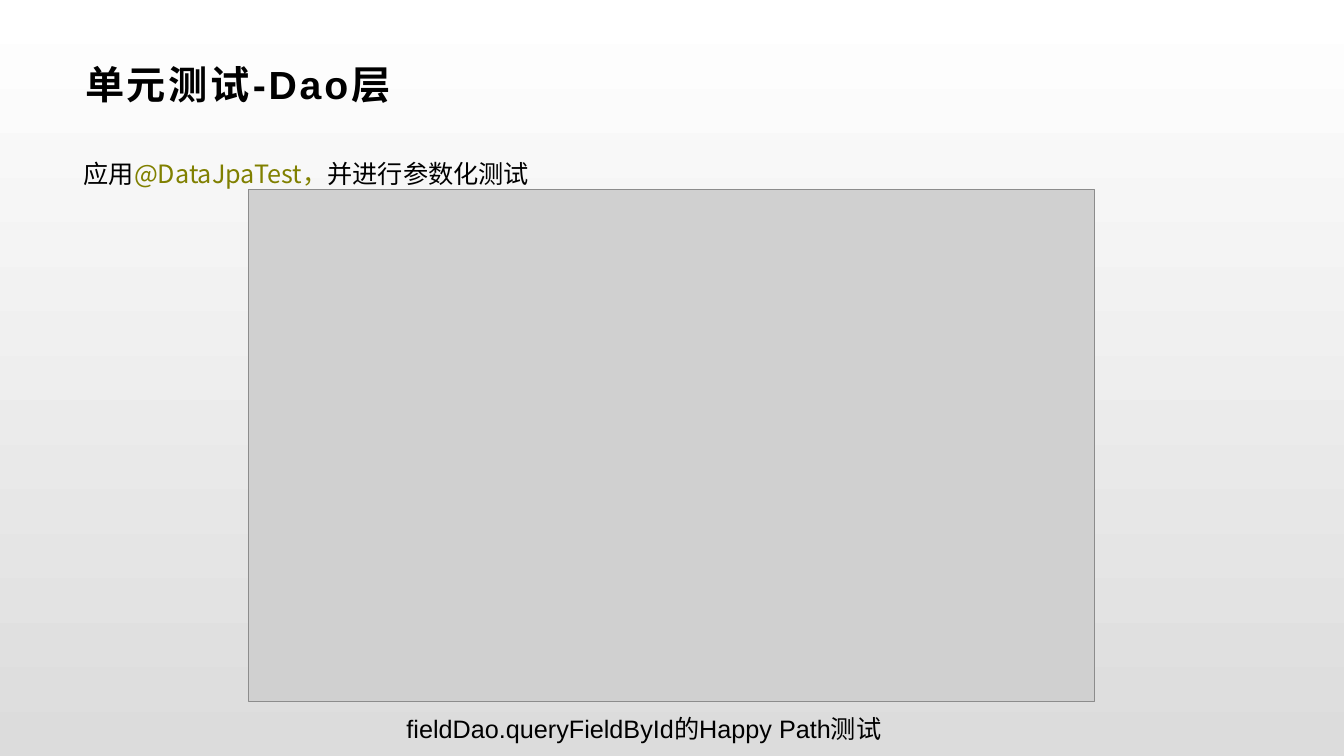
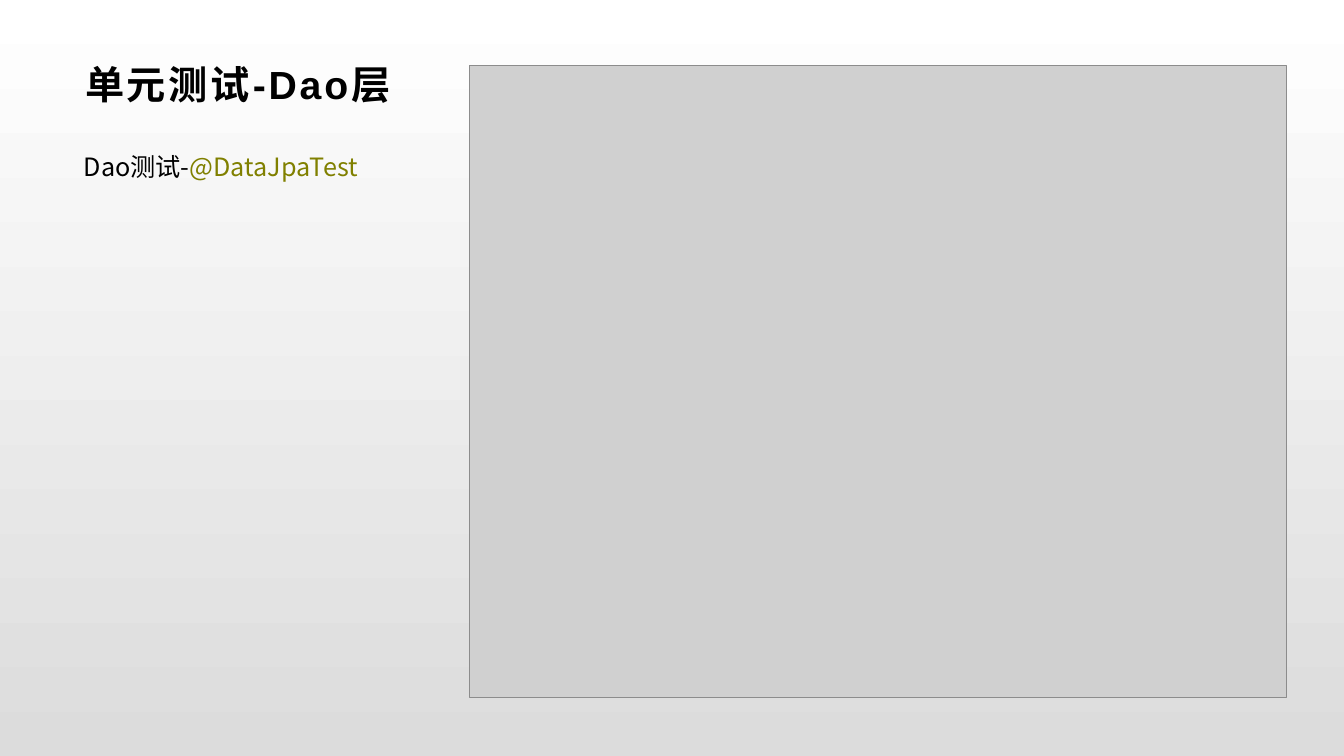
Before and after one commit to wangzh1998/MeetHere, a slide deck: slide 13 of Pre/Group-4-MeetHerePre.pptx (slide 8 before the commit). Drawn at 1344x756 pixels with LibreOffice and Linux fonts; fonts in the diff are those of the drawing; grey boxes stand for pictures. Boxes give left, top, right and bottom in pixels: in the first picture for what was removed or moved away, otherwise in the second. Text is boxed around its words. In the diff, an @@ line names an element or a change of style, - is before the commit and + after.

Commit message:
更新PPT-修改单元测试和集成测试展示内容

```diff
--- a/Pre/Group-4-MeetHerePre.pptx
+++ b/Pre/Group-4-MeetHerePre.pptx
@@ picture: place and size @@
-picture at (249,190,1095,702)
+picture at (469,66,1287,697)
@@ text at (84,155,358,182): text changed @@
-应用@DataJpaTest，并进行参数化测试
+Dao测试-@DataJpaTest
@@ text removed at (406,718,881,744) @@
-fieldDao.queryFieldById的Happy Path测试
```
Also in this commit, not shown: 3 other slides changed, 11 slides added, 1 slide removed.
